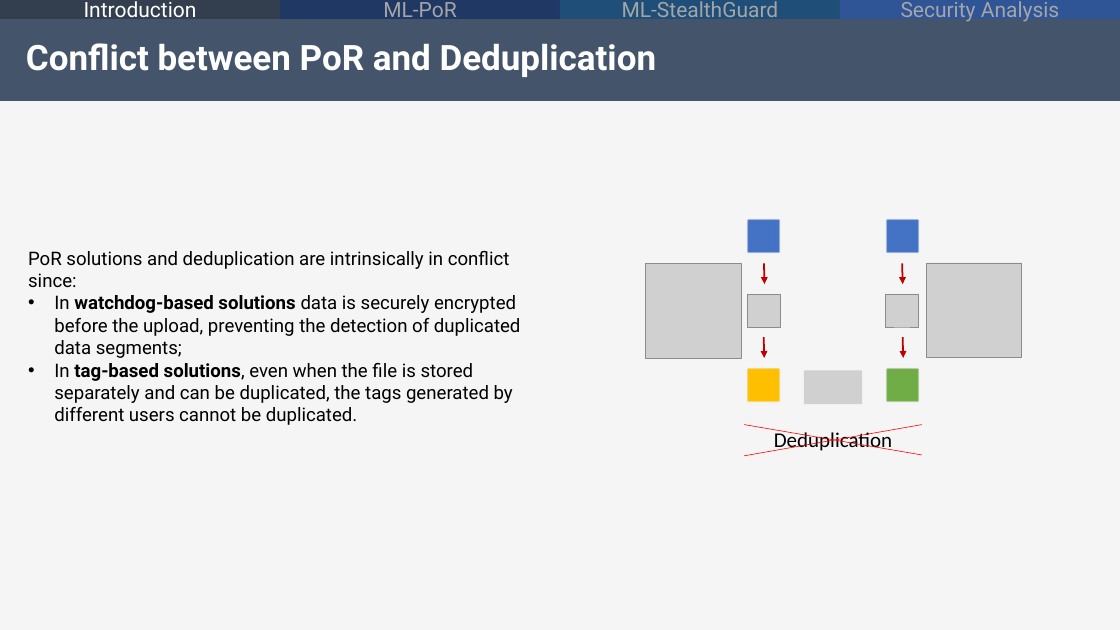
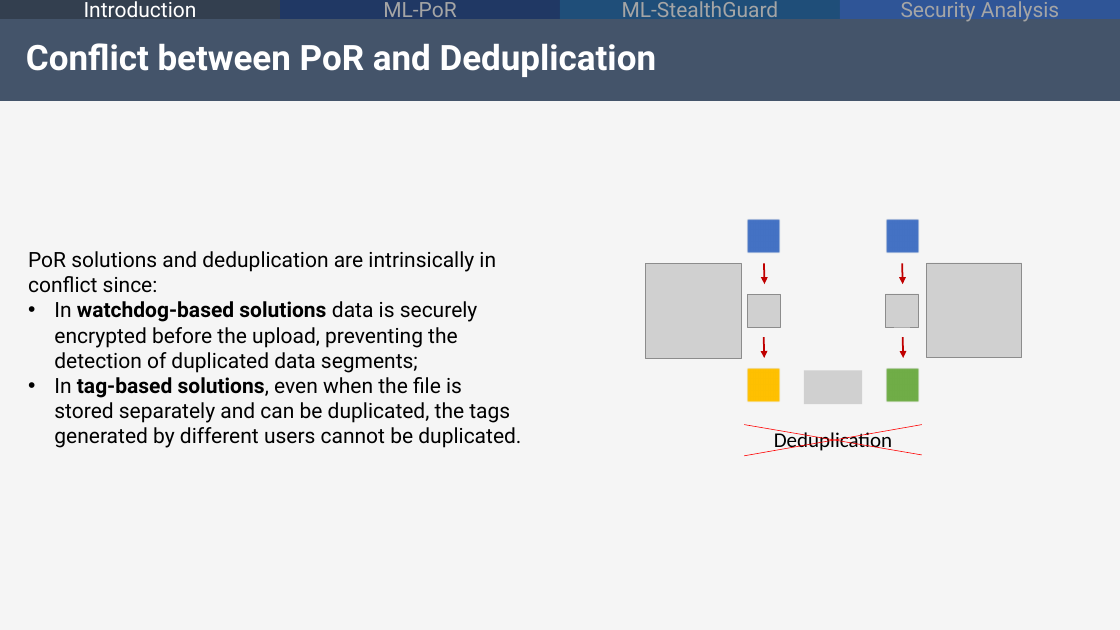
Before and after one commit to alecolu95/BigSec_ML-PoR, a slide deck: slide 9 of BigSec_presentation.pptx. Drawn at 1120x630 pixels with LibreOffice and Linux fonts; fonts in the diff are those of the drawing; grey boxes stand for pictures; background and template pictures are left out. Boxes give left, top, right and bottom in pixels: in the first picture for what was removed or moved away, otherwise in the second. Text is boxed around its words. In the diff, an @@ line names an element or a change of style, - is before the commit and + after.

Commit message:
Increased font

```diff
--- a/BigSec_presentation.pptx
+++ b/BigSec_presentation.pptx
@@ text "PoR solutions and deduplication are ..." at [28, 251, 521, 448]: size 16 to 18 pt @@
```
Also in this commit, not shown: 20 other slides changed, 1 slide removed.
